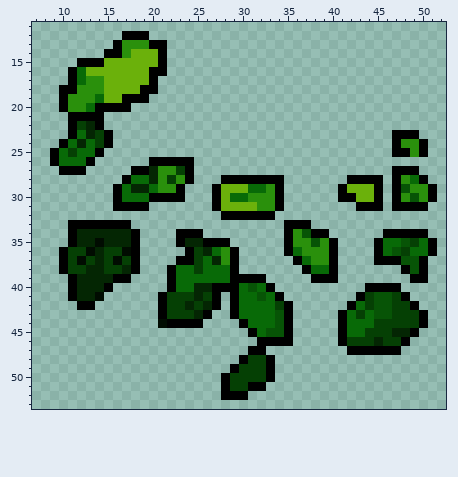
Two versions of one pixel-art sprite, NuclearThroneUltraMod/sprites/sprBushBoxDead/5455270a-efa6-4453-b994-c282c7fbe50a.png. That is the earlier state.
The file is 60x60 pixels. Shown: x 7..52, y 11..53.
After:
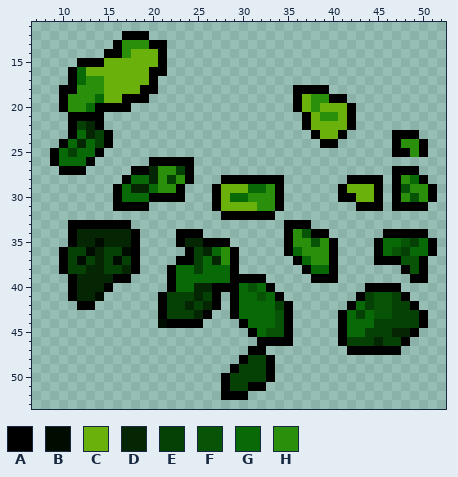
Palette (. is transparent): A #000000  B #010c01  C #6bb10b  D #042603  E #054004  F #075406  G #086a07  H #2a900c
Changes in this commit:
y 18: x 36..39 .... -> AAAA
y 19: x 36..41 ...... -> ACHHAA
y 20: x 36..42 ....... -> ACHCCCA
y 21: x 37..42 ...... -> ACHHCA
y 22: x 37..42 ...... -> ACCCCA
y 23: x 38..41 .... -> ACCA
y 24: x 39..40 .. -> AA
Boxes around the changes in both pictures, in picture pixels (x1, y1, x2, y2):
added: (293, 85, 356, 148)
